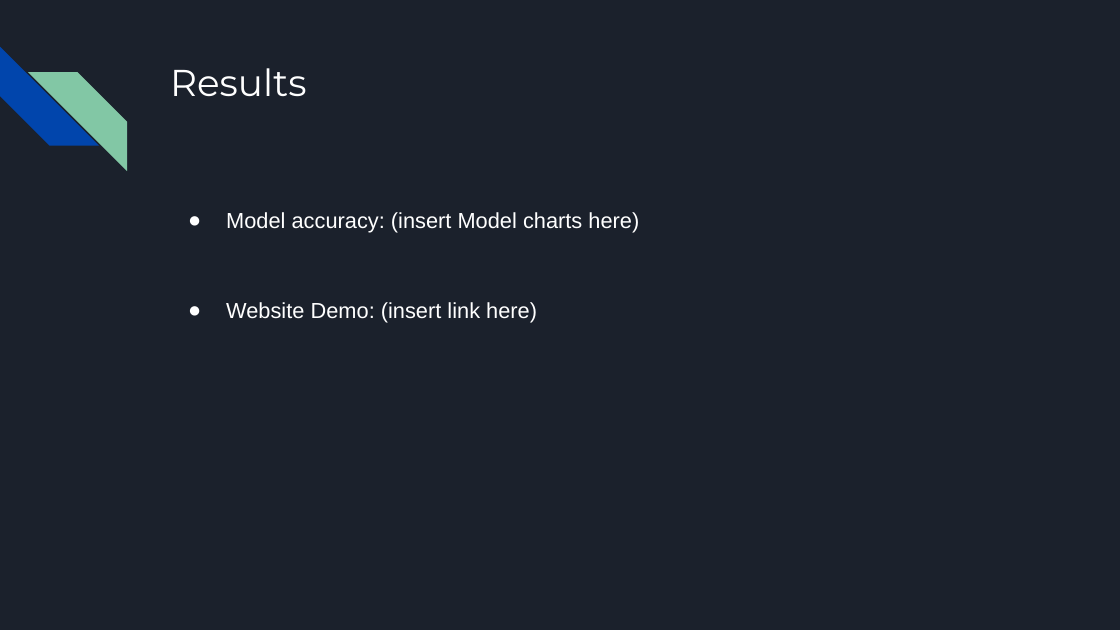
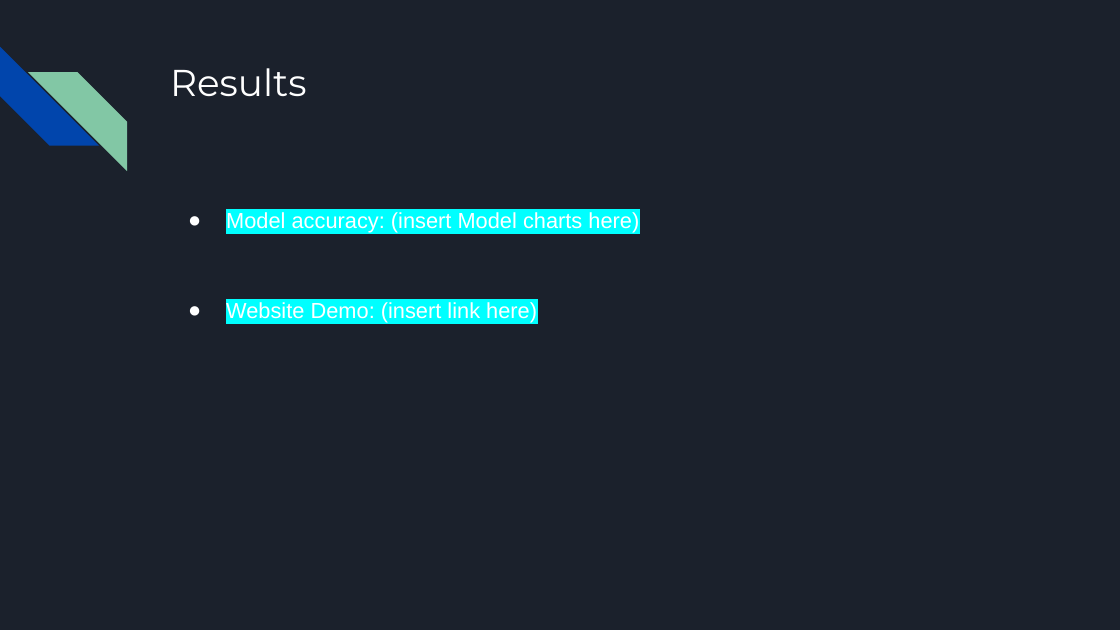
Before and after one commit to Ayesha-da/pneumonia_detection_analysis, a slide deck: slide 14 of Pneumonia Analysis Presentation.pptx (slide 12 before the commit). Drawn at 1120x630 pixels with LibreOffice and Linux fonts; fonts in the diff are those of the drawing. Boxes give left, top, right and bottom in pixels: in the first picture for what was removed or moved away, otherwise in the second. Text is boxed around its words. In the diff, an @@ line names an element or a change of style, - is before the commit and + after.

```diff
--- a/Pneumonia Analysis Presentation.pptx
+++ b/Pneumonia Analysis Presentation.pptx
@@ text "Model accuracy: (insert Model charts ..." at (226, 212, 639, 323): highlight none to #00FFFF @@
```
Also in this commit, not shown: 5 other slides changed, 2 slides added.
